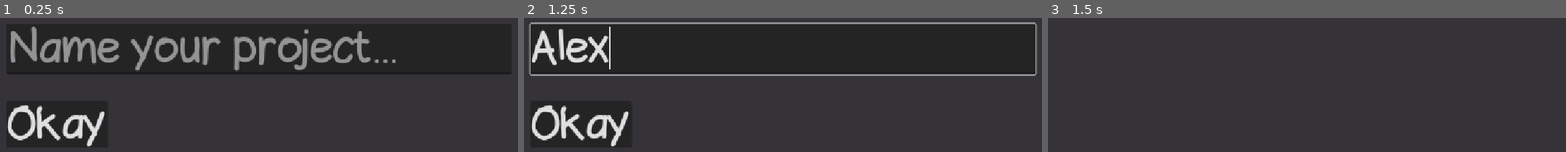
Above: before the commit, frames 1-3 (left to right).
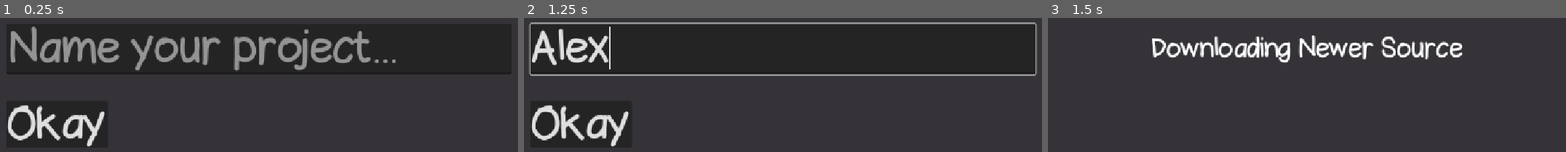
Above: after the commit, the same moments.

Repository: ToadSaidHi/Thwomp-Sprite-Editor
Game: Godot game, scene res://Project Manipulation/newProject.tscn
Same seed, same stepped clock (60 frames per second), same inputs: the game is played once before the commit and once after it. The project has no main scene, so this scene is started directly.
Inputs (mouse positions are in pixels of both pictures, inside the frame that each line leads up to):
- Up to frame 1 (0.25 s): no input
- Up to frame 2 (1.25 s): click (783, 48) at 0.52 s; type "Alex" at 0.6 s
- Up to frame 3 (1.5 s): click "Okay" at 1.25 s

Frames 1-2 are identical in both runs. In frame 3, 4.3% of the frame differs, in the area x 20-81%, y 12-34%.

Commit message:
Progress Log

Diff:
--- /dev/null
+++ b/Objects/Sprite.gd
@@ -0,0 +1,4 @@
+class_name CustomSprite extends Resource
+
+@export var Name : String
+@export var Order : int
--- /dev/null
+++ b/Objects/Sprites/TestSprite.tres
@@ -0,0 +1,8 @@
+[gd_resource type="Resource" script_class="CustomSprite" format=3 uid="uid://b1w8crfn6aa4"]
+
+[ext_resource type="Script" uid="uid://r5du4vthdi1o" path="res://Objects/Sprite.gd" id="1_01ly1"]
+
+[resource]
+script = ExtResource("1_01ly1")
+Name = "Test"
+metadata/_custom_type_script = "uid://r5du4vthdi1o"
--- a/Project Manipulation/newProject.tscn
+++ b/Project Manipulation/newProject.tscn
@@ -11,6 +11,23 @@
 
 [node name="NewerGrabber" type="HTTPRequest" parent="." unique_id=22747940]
 script = ExtResource("1_ek5ml")
+
+[node name="Progress" type="RichTextLabel" parent="." unique_id=172241855]
+anchors_preset = 8
+anchor_left = 0.5
+anchor_top = 0.5
+anchor_right = 0.5
+anchor_bottom = 0.5
+offset_left = -500.0
+offset_top = -50.0
+offset_right = 500.0
+offset_bottom = 50.0
+grow_horizontal = 2
+grow_vertical = 2
+theme = ExtResource("3_b8hhj")
+theme_override_font_sizes/normal_font_size = 50
+horizontal_alignment = 1
+vertical_alignment = 1
 
 [node name="NewName" type="TextEdit" parent="." unique_id=749197305]
 anchors_preset = 8
--- a/Project Manipulation/new_project.gd
+++ b/Project Manipulation/new_project.gd
@@ -12,7 +12,9 @@
 	Globals.currentProject = Project.new()
 	Globals.currentProject.Name = $NewName.text
 	Globals.currentProject.Path = ("user://" + $NewName.text)
+
 	$NewName.hide();
+	$Progress.text = "Downloading Newer Source"
 	print("Download started")
 	downNewer();
 
@@ -20,6 +22,7 @@
 func _on_newer_grabber_request_completed(result: int, response_code: int, headers: PackedStringArray, body: PackedByteArray) -> void:
 	print("Download Finished")
 	if response_code == 200:
+		$Progress.text = "Opening Newer Project"
 		var da = DirAccess
 		da.make_dir_recursive_absolute(Globals.currentProject.Path )
 		var file := FileAccess.open(Globals.currentProject.Path + "/temp.zip", FileAccess.WRITE)
@@ -42,6 +45,7 @@
 		reader.close()
 		da.remove_absolute(Globals.currentProject.Path + "/temp.zip")
 		da.rename_absolute(Globals.currentProject.Path + "/NewerSMBW-cw", Globals.currentProject.Path + "/files")
+		$Progress.text = "Patching with More Sprites Mod"
 		patchMoreSprites()
 
 	else:
@@ -80,6 +84,8 @@
 		Globals.addToEndOfFile(Globals.getKamekFolder() + "/NewerProject.yaml", "  - Filler.yaml")
 
 		Globals.addToEndOfFile(Globals.getIncludeFolder() + "/asm_profiles.S", "#define Filler PROFILEID_ADJUST_C+PROFILEID_ADJUST_KW+750")
+
+		$Progress.text = "Done!"
 
 	pass
 
Not shown, added: Objects/Sprite.gd.uid
